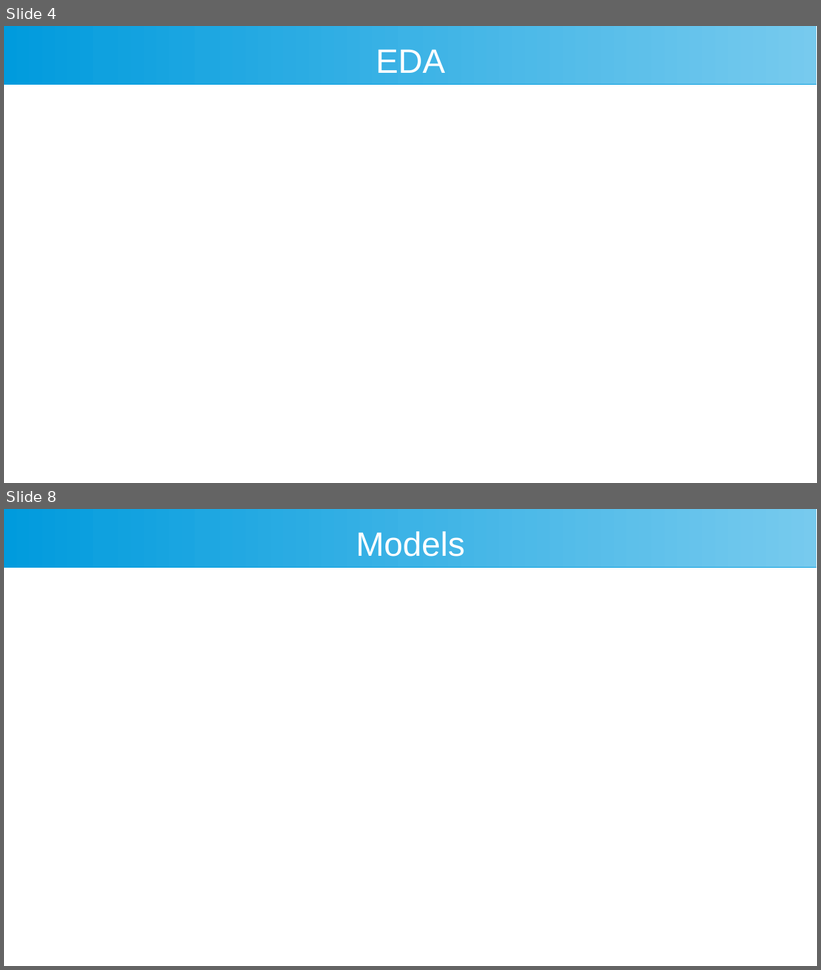
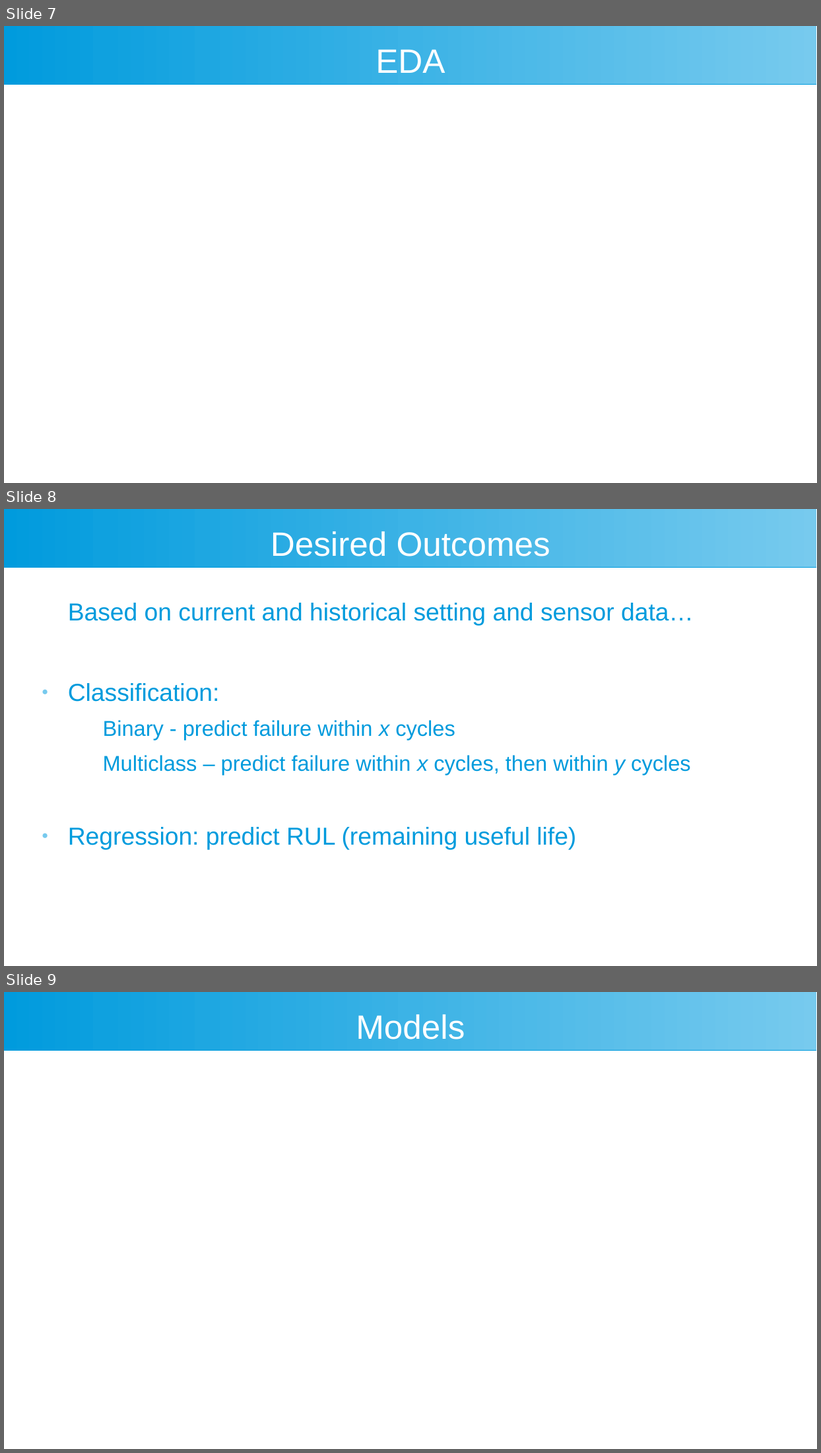
Before and after one commit to arcweld/DSI_Capstone_2, a slide deck: presentation/Weld_Capstone2.odp. Shown one above the other, each under a label of ours: slides 4 and 8 before the commit, slides 7, 8 and 9 after it; the slides between them are not shown. The pictures are 821x970 and 821x1453 pixels, drawn with LibreOffice and Linux fonts; fonts in the diff are those of the drawing. Boxes give left, top, right and bottom in pixels: in the first picture for what was removed or moved away, otherwise in the second. Text is boxed around its words. In the diff, an @@ line names an element or a change of style, - is before the commit and + after.

```diff
--- a/presentation/Weld_Capstone2.odp
+++ b/presentation/Weld_Capstone2.odp
@@ slide 8 added at (4, 509, 817, 966), background #FFFFFF; not listed: 1 template element that a slide beside it also shows @@
@@ title added at (271, 531, 550, 557), 33 pt, text #FFFFFF @@
+Desired Outcomes
@@ text added at (68, 603, 694, 850), 24 pt, text #009BDD @@
+Based on current and historical setting and sensor data…
+● Classification:
+  Binary - predict failure within x cycles
+  Multiclass – predict failure within x cycles, then within y cycles
+● Regression: predict RUL (remaining useful life)
@@ what was slide 4 is now slide 7 @@
@@ what was slide 8 is now slide 9 @@
```
Also in this commit, not shown: 5 slides changed, 2 other slides added, 2 slides removed, 1 other file.
